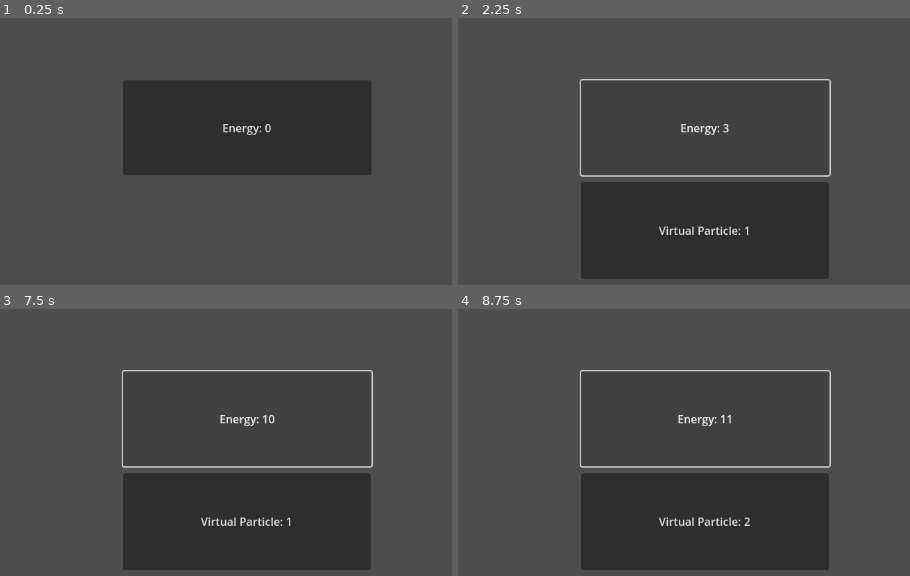
Above: before the commit, frames 1-4 (two rows, left to right).
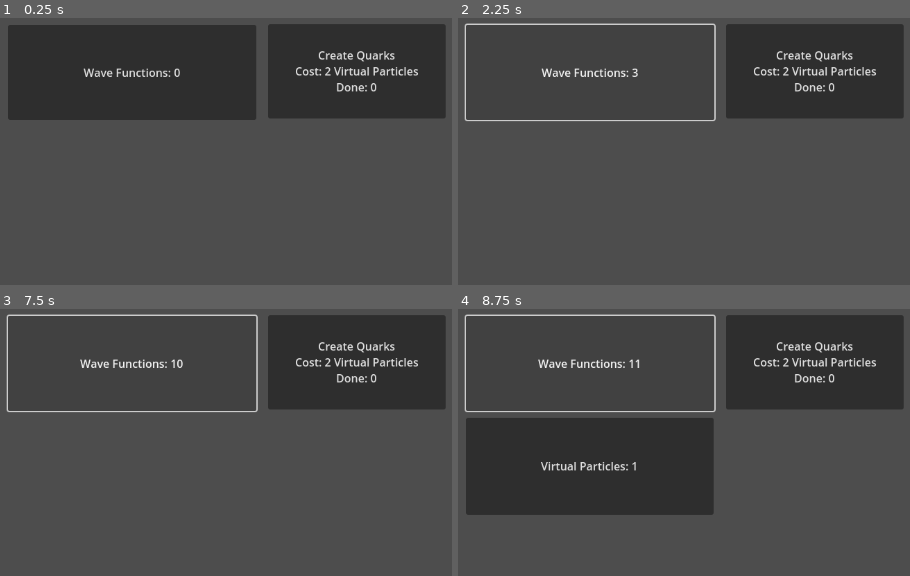
Above: after the commit, the same moments.

Repository: WilliamAHoffman/EmergentUniverse
Game: Godot game, scene res://scenes/root.tscn
Two runs of this game, one before a commit and one after it. Both use one fixed random seed, a clock stepped at 60 frames per second and the inputs below.
Inputs:
- Up to frame 1 (0.25 s): no input
- Up to frame 2 (2.25 s): click "Energy: 0" (after the commit: "Wave Functions: 0") at 0.5 s; click "Energy: 1" (after the commit: "Wave Functions: 1") at 1.25 s; click "Energy: 2" (after the commit: "Wave Functions: 2") at 2 s
- Up to frame 3 (7.5 s): click "Energy: 3" (after the commit: "Wave Functions: 3") at 2.75 s; click "Energy: 4" (after the commit: "Wave Functions: 4") at 3.5 s; click "Energy: 5" (after the commit: "Wave Functions: 5") at 4.25 s; click "Energy: 6" (after the commit: "Wave Functions: 6") at 5 s; click "Energy: 7" (after the commit: "Wave Functions: 7") at 5.75 s; click "Energy: 8" (after the commit: "Wave Functions: 8") at 6.5 s; click "Energy: 9" (after the commit: "Wave Functions: 9") at 7.25 s
- Up to frame 4 (8.75 s): click "Energy: 10" (after the commit: "Wave Functions: 10") at 8 s

The runs differ from the first frame. In frame 1, 37% of the frame differs, in the area x 1-99%, y 2-59%; in frame 2, 33%; in frame 3, 33%; in frame 4, 38%, in the area x 1-99%, y 1-98%.

Commit message:
added more detail to creation ranges

Diff:
--- a/scenes/root.tscn
+++ b/scenes/root.tscn
@@ -6,24 +6,58 @@
 
 [node name="ResourceManager" type="Node2D" parent="." node_paths=PackedStringArray("button_manager")]
 script = ExtResource("1_u0srf")
-button_manager = NodePath("../ButtonManager")
+button_manager = NodePath("../ResourceButtonManager")
 
-[node name="ButtonManager" type="Control" parent="."]
+[node name="ResourceButtonManager" type="Control" parent="."]
 layout_mode = 3
 anchors_preset = 0
 
-[node name="Energy" type="Button" parent="ButtonManager"]
+[node name="WaveFunction" type="Button" parent="ResourceButtonManager"]
 layout_mode = 0
-offset_left = 179.0
-offset_top = 90.0
-offset_right = 537.0
-offset_bottom = 227.0
+offset_left = 13.0
+offset_top = 10.0
+offset_right = 371.0
+offset_bottom = 147.0
 text = "Energy: 0"
 
-[node name="VirtualParticle" type="Button" parent="ButtonManager"]
+[node name="VirtualParticle" type="Button" parent="ResourceButtonManager"]
 layout_mode = 0
-offset_left = 179.0
-offset_top = 237.0
-offset_right = 536.0
-offset_bottom = 377.0
+offset_left = 13.0
+offset_top = 157.0
+offset_right = 370.0
+offset_bottom = 297.0
 text = "Virtual Particles: 0"
+
+[node name="UpQuark" type="Button" parent="ResourceButtonManager"]
+layout_mode = 0
+offset_left = 384.0
+offset_top = 157.0
+offset_right = 645.0
+offset_bottom = 220.0
+text = "Up Quark: 0"
+
+[node name="DownQuark" type="Button" parent="ResourceButtonManager"]
+layout_mode = 0
+offset_left = 383.0
+offset_top = 229.0
+offset_right = 644.0
+offset_bottom = 297.0
+text = "Down Quark: 0"
+
+[node name="ActionManager" type="Node2D" parent="."]
+
+[node name="ActionButtonManager" type="Control" parent="."]
+layout_mode = 3
+anchors_preset = 0
+offset_right = 40.0
+offset_bottom = 40.0
+
+[node name="QuarkAction" type="Button" parent="ActionButtonManager"]
+layout_mode = 0
+offset_left = 388.0
+offset_top = 9.0
+offset_right = 644.0
+offset_bottom = 145.0
+text = "Create Quarks
+Cost: 2 Virtual Particles
+Done: 0"
--- /dev/null
+++ b/scripts/action_data.gd
@@ -0,0 +1,11 @@
+class_name action_data
+
+var name : String
+var flavor := ""
+var times_done := 0
+var times_per_click := 0
+var times_per_second := 0
+var cost : Dictionary
+var creation_range : Dictionary
+var is_unlocked := false
+var button : Button
--- /dev/null
+++ b/scripts/action_manager.gd
@@ -0,0 +1,11 @@
+extends Node
+
+
+# Called when the node enters the scene tree for the first time.
+func _ready():
+	pass # Replace with function body.
+
+
+# Called every frame. 'delta' is the elapsed time since the previous frame.
+func _process(delta):
+	pass
--- a/scripts/resource_data.gd
+++ b/scripts/resource_data.gd
@@ -1,10 +1,11 @@
 class_name ResourceData
 
 var name : String
+var flavor_text := ""
 var quantity := 0
 var quantity_per_click := 0
 var quantity_per_second := 0
 var cost : Dictionary
-var creation_percent : Dictionary
+var creation_range : Dictionary
 var is_unlocked := false
 var button : Button
--- a/scripts/resource_manager.gd
+++ b/scripts/resource_manager.gd
@@ -6,32 +6,42 @@
 
 func _ready():
 	_init_resource_data()
-	_init_button_data()
+	_init_resource_button_data()
+
 
 func _process(delta):
 	_update_buttons()
 
+
 func _init_resource_data():
-	resources["Energy"] = ResourceData.new()
-	resources["Energy"].name = "Energy"
-	resources["Energy"].quantity_per_click = 1
-	resources["Energy"].is_unlocked = true
-	resources["Energy"].creation_percent["VirtualParticle"] = 10
+	resources["WaveFunction"] = ResourceData.new()
+	resources["WaveFunction"].name = "Wave Function"
+	resources["WaveFunction"].quantity_per_click = 1
+	resources["WaveFunction"].is_unlocked = true
+	resources["WaveFunction"].creation_range["VirtualParticle"] = [0, 10, 1]
 
 	resources["VirtualParticle"] = ResourceData.new()
 	resources["VirtualParticle"].name = "Virtual Particle"
-	resources["VirtualParticle"].is_unlocked = false
+
+	resources["UpQuark"] = ResourceData.new()
+	resources["UpQuark"].name = "Up Quark"
+
+	resources["DownQuark"] = ResourceData.new()
+	resources["DownQuark"].name = "Up Quark"
 
 func _on_resource_button_pressed(resource : String):
-	if resources[resource].is_unlocked:
+	if resources[resource].is_unlocked && resources[resource].quantity_per_click > 0:
 		resources[resource].quantity += resources[resource].quantity_per_click
-		_random_creation(resource)
+		if resources[resource].creation_range != null:
+			_random_creation(resource)
+
 
 func _random_creation(resource : String):
-	for item in resources[resource].creation_percent:
-		var success_chance = randi_range(0,100)
-		if success_chance <= resources[resource].creation_percent[item]:
-			resources[item].quantity += 1
+	var item_pull = randi_range(0,100)
+	for item in resources[resource].creation_range:
+		if item_pull in range(resources[resource].creation_range[item][0], resources[resource].creation_range[item][1]):
+			resources[item].quantity += resources[resource].creation_range[item][2]
+
 
 func _update_buttons():
 	for button in button_manager.get_children():
@@ -39,9 +49,11 @@
 			resources[button.name].is_unlocked = true
 		if resources[button.name].is_unlocked:
 			button.visible = true
-			resources[button.name].button.text = resources[button.name].name + ": " + str(resources[button.name].quantity)
+			resources[button.name].button.text = resources[button.name].name + "s: " + str(resources[button.name].quantity)
 
-func _init_button_data():
+
+func _init_resource_button_data():
+	print(button_manager)
 	for button in button_manager.get_children():
 		resources[button.name].button = button
 		button.connect("pressed",_on_resource_button_pressed.bind(button.name))
